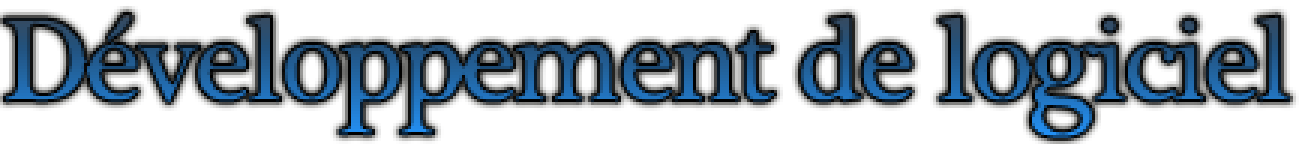
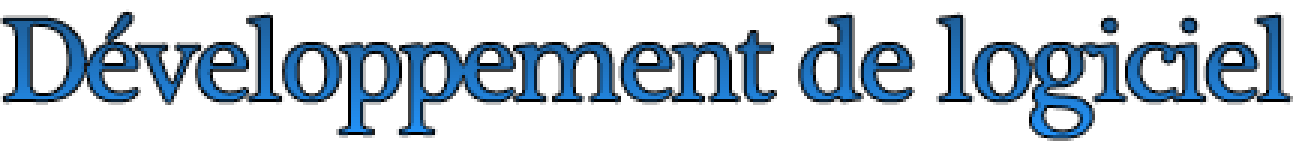
Layer changes from the first (1302, 144) image to the second:
pixels changed over 0, 6, 1299, 144 (layer not identified)
